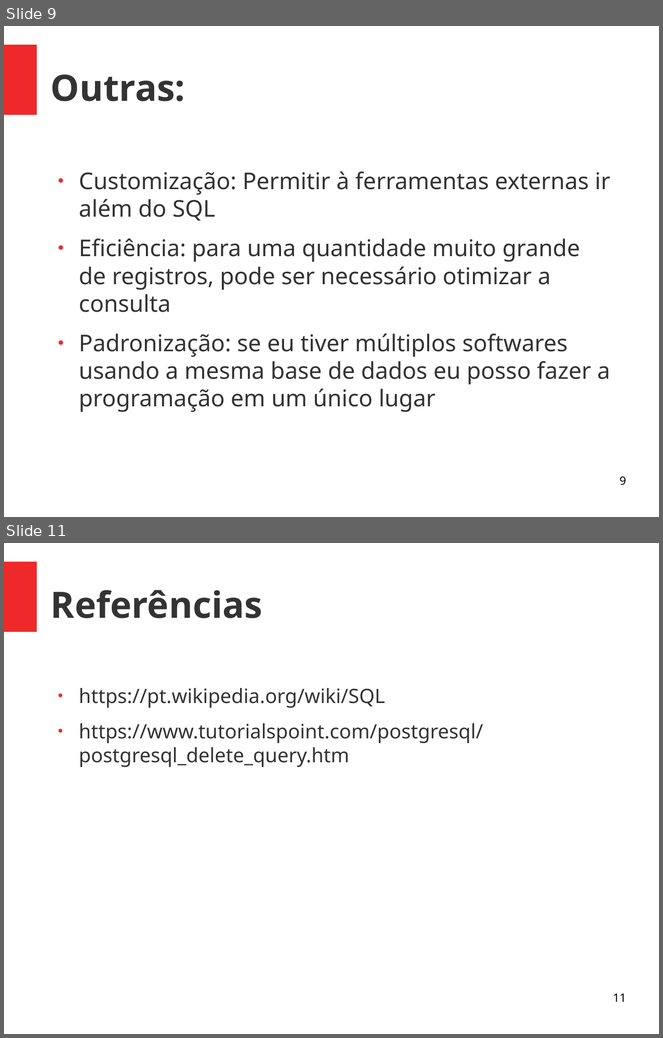
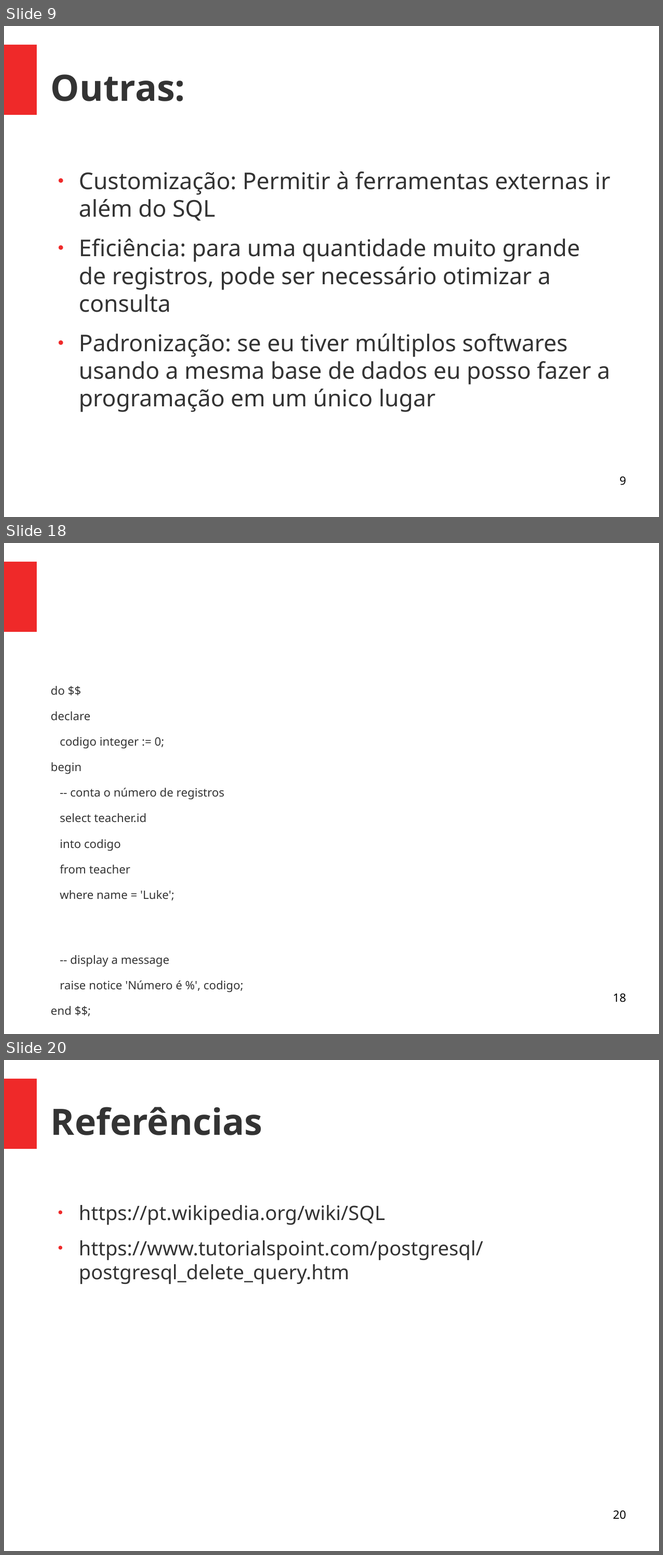
Before and after one commit to viniciusalveshax/aulas, a slide deck: banco-de-dados-2/04-pl_sql/bd2-04-plpgsql.odp. Shown one above the other, each under a label of ours: slides 9 and 11 before the commit, slides 9, 18 and 20 after it; the slides between them are not shown. The pictures are 663x1038 and 663x1555 pixels, drawn with LibreOffice and Linux fonts; fonts in the diff are those of the drawing. Boxes give left, top, right and bottom in pixels: in the first picture for what was removed or moved away, otherwise in the second. Text is boxed around its words. In the diff, an @@ line names an element or a change of style, - is before the commit and + after.

```diff
--- a/banco-de-dados-2/04-pl_sql/bd2-04-plpgsql.odp
+++ b/banco-de-dados-2/04-pl_sql/bd2-04-plpgsql.odp
@@ slide 18 added at box(4, 543, 659, 1034), background #FFFFFF; not listed: 1 template element that a slide beside it also shows @@
@@ text added at box(51, 686, 244, 1015), 14 pt, text #333333 @@
+do $$
+declare
+codigo integer := 0;
+begin
+-- conta o número de registros
+select teacher.id
+into codigo
+from teacher
+where name = 'Luke';
+-- display a message
+raise notice 'Número é %', codigo;
+end $$;
@@ page number added at box(613, 994, 626, 1003), 14 pt, text #000000 @@
+18
@@ what was slide 11 is now slide 20 @@
@@ page number at box(613, 1511, 626, 1520): text changed @@
-11
+20
```
Also in this commit, not shown: 1 slide changed, 8 other slides added.
